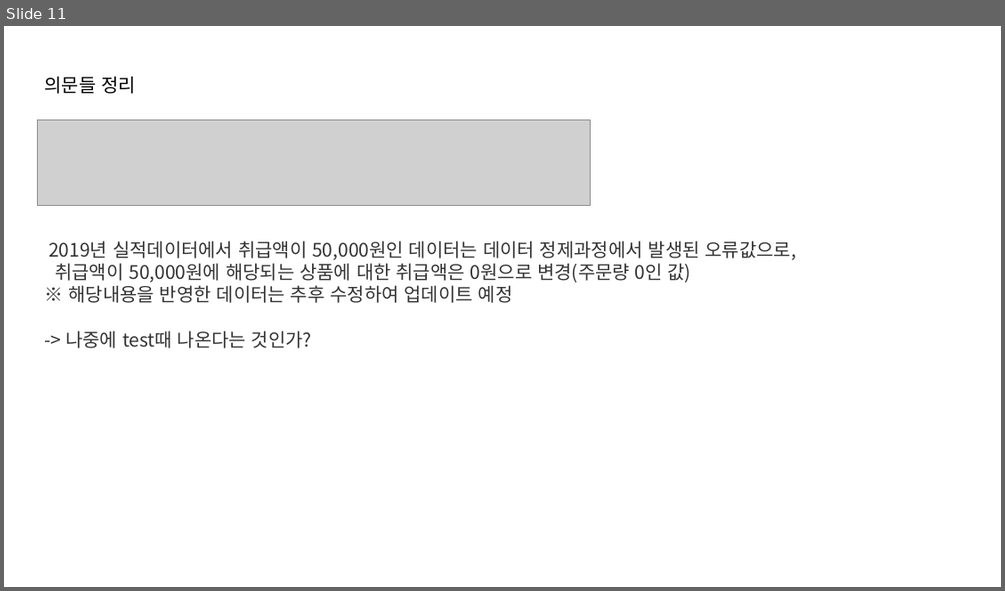
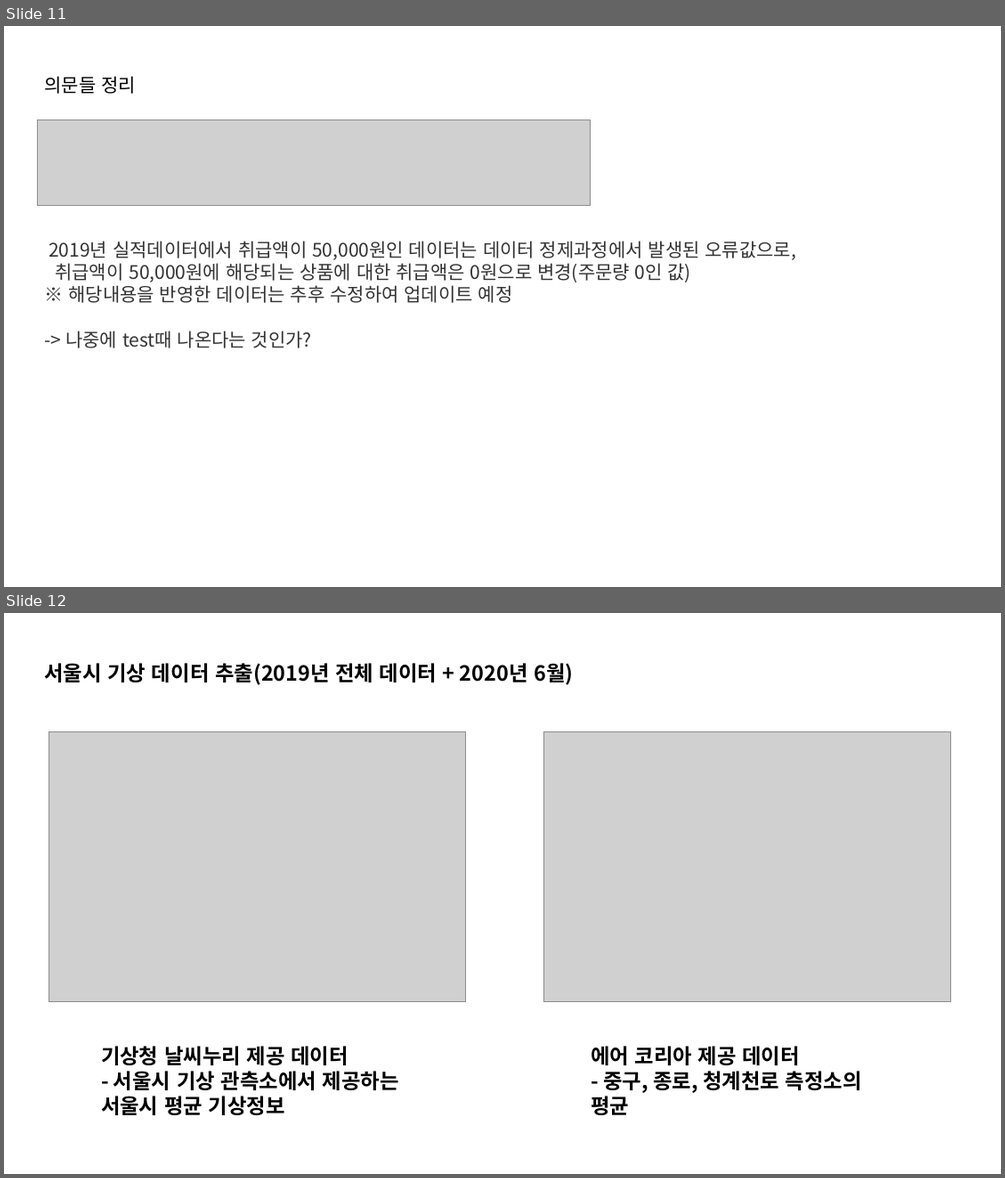
Before and after one commit to narijeong/bigcontest2020, a slide deck: 조선근/EDA.pptx. Shown one above the other, each under a label of ours: slide 11 before the commit, slides 11 and 12 after it. The pictures are 1005x591 and 1005x1178 pixels, drawn with LibreOffice and Linux fonts; fonts in the diff are those of the drawing; grey boxes stand for pictures. Boxes give left, top, right and bottom in pixels: in the first picture for what was removed or moved away, otherwise in the second. Text is boxed around its words. In the diff, an @@ line names an element or a change of style, - is before the commit and + after.

```diff
--- a/조선근/EDA.pptx
+++ b/조선근/EDA.pptx
@@ slide 12 added at [4,613,1001,1174], background #FFFFFF @@
@@ text added at [44,663,573,685], 20 pt, text #000000, bold @@
+서울시 기상 데이터 추출(2019년 전체 데이터 + 2020년 6월)
@@ picture added at [48,732,466,1002] @@
@@ picture added at [543,732,951,1002] @@
@@ text added at [101,1046,399,1115], 20 pt, text #000000, bold @@
+기상청 날씨누리 제공 데이터
+- 서울시 기상 관측소에서 제공하는 서울시 평균 기상정보
@@ text added at [591,1046,862,1115], 20 pt, text #000000, bold @@
+에어 코리아 제공 데이터
+- 중구, 종로, 청계천로 측정소의 평균
```
Also in this commit, not shown: 1 other slide added.
